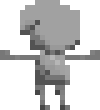
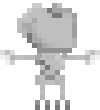
Layer changes from the first 100 x 110 image to the second:
added layer "arm copy" in group "Group 1" over [0, 50, 35, 65]
renamed "arm copy" to "1", hid it over [0, 50, 35, 60]
painted on "head" over [17, 0, 80, 58]
painted on "body" over [35, 50, 70, 85]
painted on "leg" over [35, 85, 50, 110]
painted on "leg copy" over [55, 85, 70, 110]
painted on "arm" over [65, 50, 100, 65]
